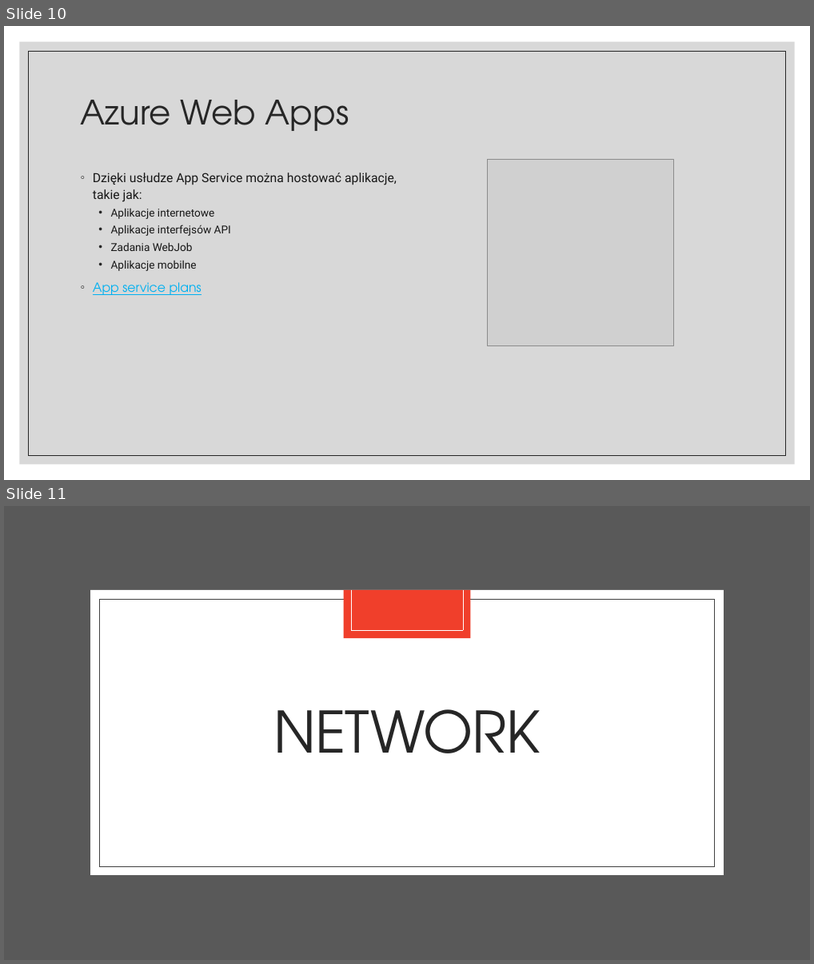
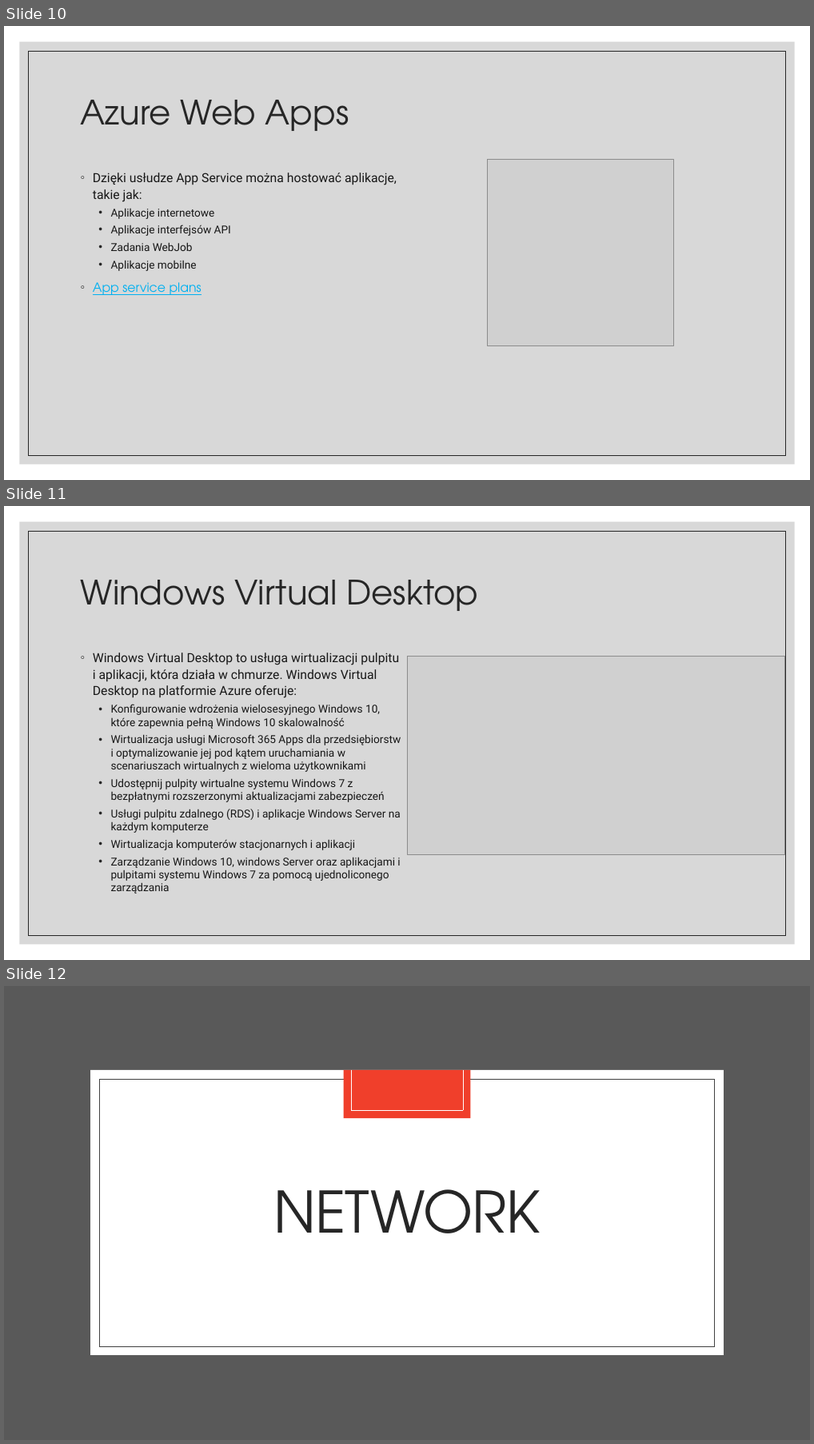
Before and after one commit to VadimPeczynski/Azure-Fundamentals, a slide deck: presentations/2 - Core Azure Services.pptx. Shown one above the other, each under a label of ours: slides 10 and 11 before the commit, slides 10, 11 and 12 after it. The pictures are 814x964 and 814x1444 pixels, drawn with LibreOffice and Linux fonts; fonts in the diff are those of the drawing; grey boxes stand for pictures. Boxes give left, top, right and bottom in pixels: in the first picture for what was removed or moved away, otherwise in the second. Text is boxed around its words. In the diff, an @@ line names an element or a change of style, - is before the commit and + after.

Commit message:
Moving Windows Virtual Desktop slide to presentation 2

```diff
--- a/presentations/2 - Core Azure Services.pptx
+++ b/presentations/2 - Core Azure Services.pptx
@@ slide 11 added at (4,506,810,960), background #FFFFFF; not listed: 2 template elements that a slide beside it also shows @@
@@ title added at (81,580,478,611), 40 pt, text #262626 @@
+Windows Virtual Desktop
@@ text added at (93,652,401,893), 13 pt, text #171717 @@
+◦ Windows Virtual Desktop to usługa wirtualizacji pulpitu i aplikacji, która działa w chmurze. Windows Virtual Desktop na platformie Azure oferuje:
+  • Konfigurowanie wdrożenia wielosesyjnego Windows 10, które zapewnia pełną Windows 10 skalowalność
+  • Wirtualizacja usługi Microsoft 365 Apps dla przedsiębiorstw i optymalizowanie jej pod kątem uruchamiania w scenariuszach wirtualnych z wieloma użytkownikami
+  • Udostępnij pulpity wirtualne systemu Windows 7 z bezpłatnymi rozszerzonymi aktualizacjami zabezpieczeń
+  • Usługi pulpitu zdalnego (RDS) i aplikacje Windows Server na każdym komputerze
+  • Wirtualizacja komputerów stacjonarnych i aplikacji
+  • Zarządzanie Windows 10, windows Server oraz aplikacjami i pulpitami systemu Windows 7 za pomocą ujednoliconego zarządzania
@@ picture added at (407,656,786,855) @@
@@ what was slide 11 is now slide 12 @@
```
Also in this commit, not shown: 1 other file.
